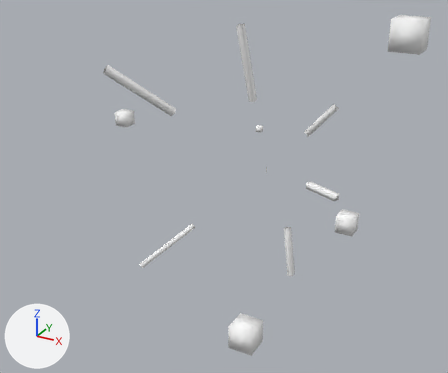
Two versions of the FBX model Reference/Resource/Mesh/Animation/Effect/E_BL_Kusa_Reserve.fbx, one commit apart.
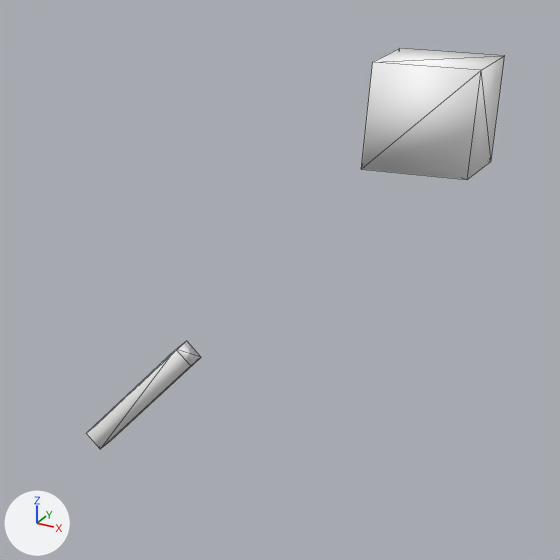
The first picture shows the older version from a 50 mm lens placed at (0.034, -0.0749, 0.0336), pointed at (0.0011, -0.0151, 0.0036). The close-ups show both versions on the part from 62% to 100% of the width and 0% to 46% of the height of that picture; other places that the commit changed are outside them. Every picture has the same lights, and +X, +Y and +Z are marked at lower left. The close-ups show mesh edges as thin lines. Where no turn or scale is listed for an object, it has been applied to the vertices.

In view in the first close-up: 'line_8', 'particleL_3'.
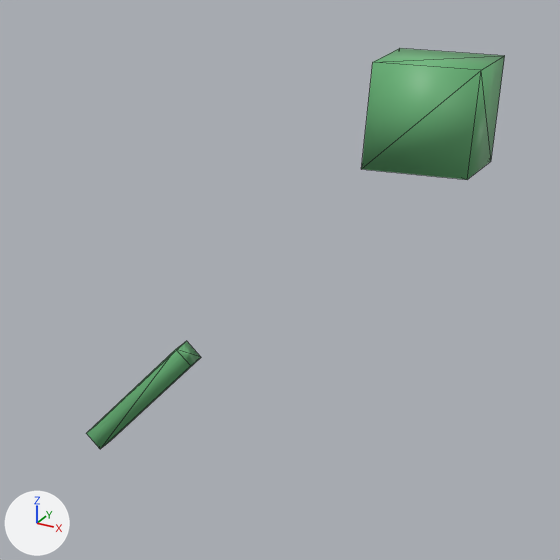
Location of each change, (x1, y1, x2, y2) in pixels of the close-ups (560 x 560 px):
'particleL_3', surface changed (white to green)
    both: (361, 48, 505, 180)
'line_8', surface changed (white to green)
    both: (86, 341, 201, 449)

The change in detail:
Picture 'E_BL_Kusa_Reserve.png' (img_e_bl_kusa_reserve_png) is new.
In material 'lambert1' (mat_lambert1), base_color is no longer (1.0, 1.0, 1.0), white #ffffff.
In material 'lambert1' (mat_lambert1), roughness goes from 0.553 to 0.5.
In material 'lambert1' (mat_lambert1), texture is now set to img_e_bl_kusa_reserve_png, with its transparency.
